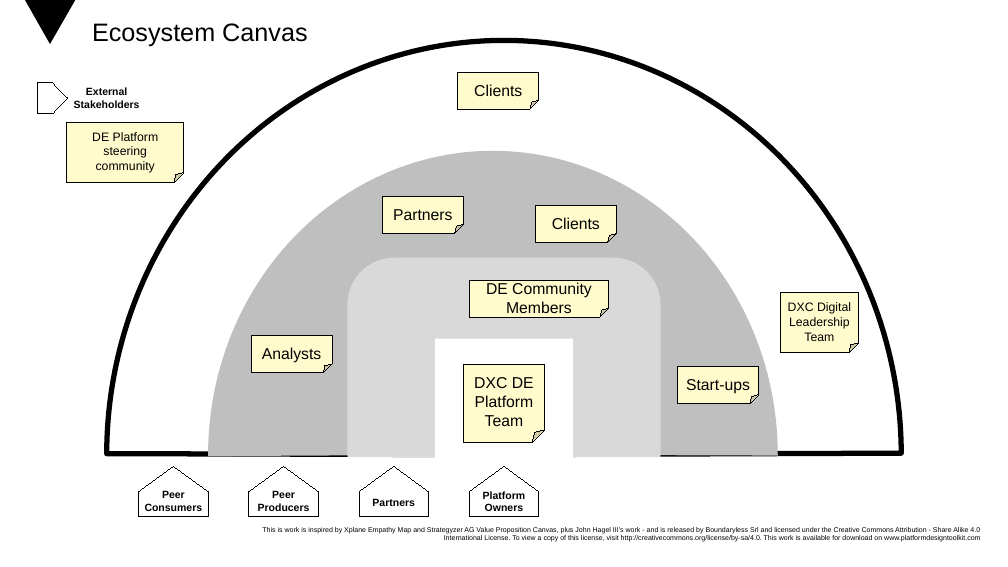
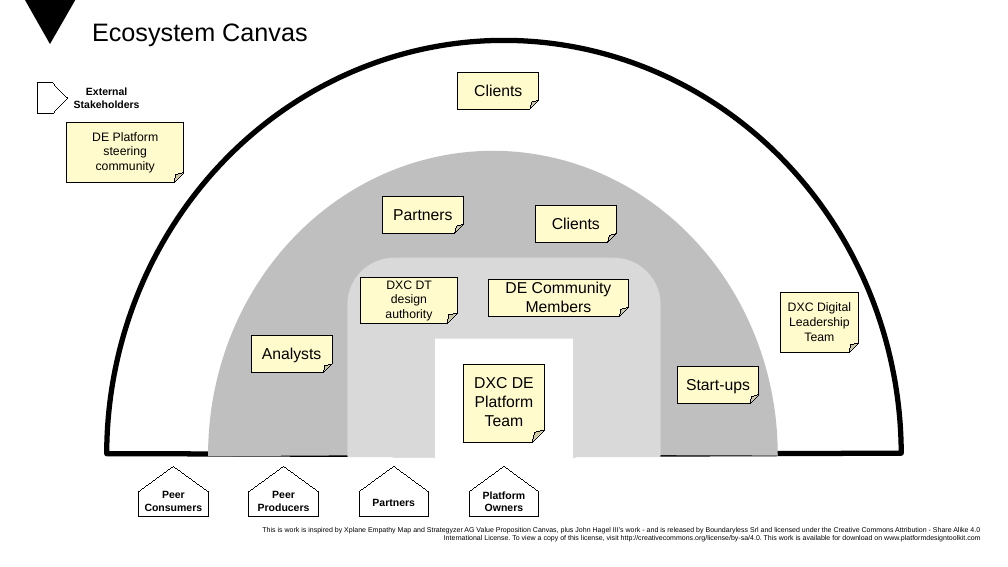
Before and after one commit to EnglishSid/DigitalExplorerSpecs, a slide deck: slide 2 of Platform/DE.OpenSource/Open Source platform Canvases.pptx. Drawn at 1008x567 pixels with LibreOffice and Linux fonts; fonts in the diff are those of the drawing; background and template pictures are left out. Boxes give left, top, right and bottom in pixels: in the first picture for what was removed or moved away, otherwise in the second. Text is boxed around its words. In the diff, an @@ line names an element or a change of style, - is before the commit and + after.

```diff
--- a/Platform/DE.OpenSource/Open Source platform Canvases.pptx
+++ b/Platform/DE.OpenSource/Open Source platform Canvases.pptx
@@ folded corner added at (360,278,458,324), fill #FFFBCC, outline #000000 0.75 pt, 14 pt, text #000000 @@
+DXC DT design authority
@@ folded corner "DE Community Members": place and size @@
-folded corner "DE Community Members" at (469,280,609,318)
+folded corner "DE Community Members" at (489,279,628,316)
```
Also in this commit, not shown: 6 other slides changed, 15 other files.
